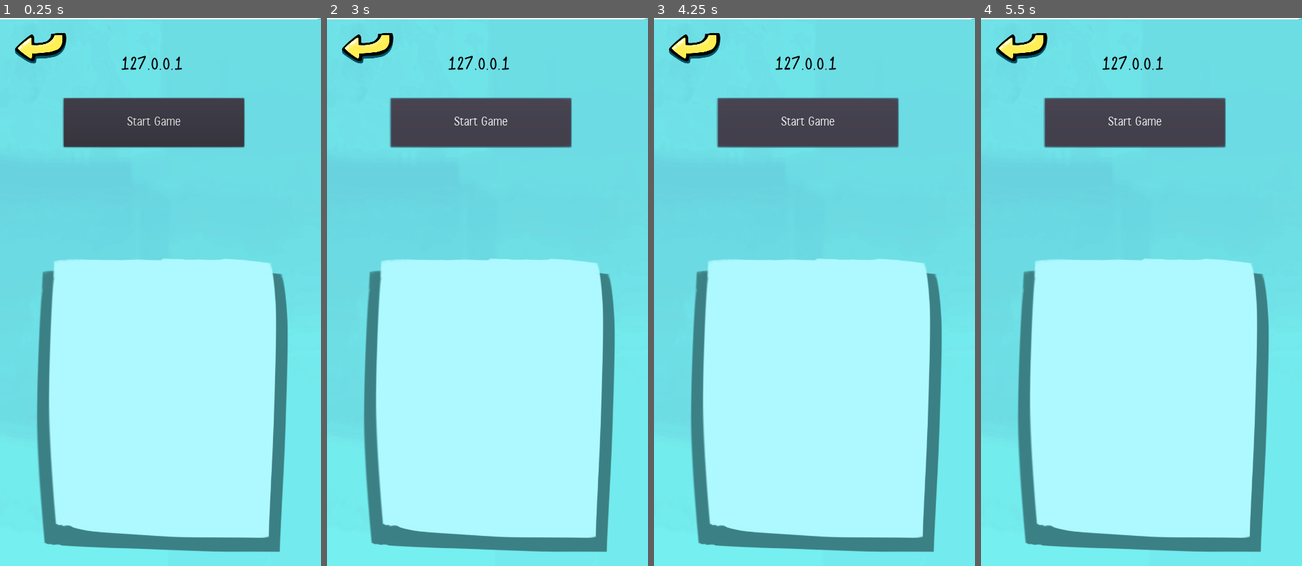
Above: before the commit, frames 1-4 (left to right).
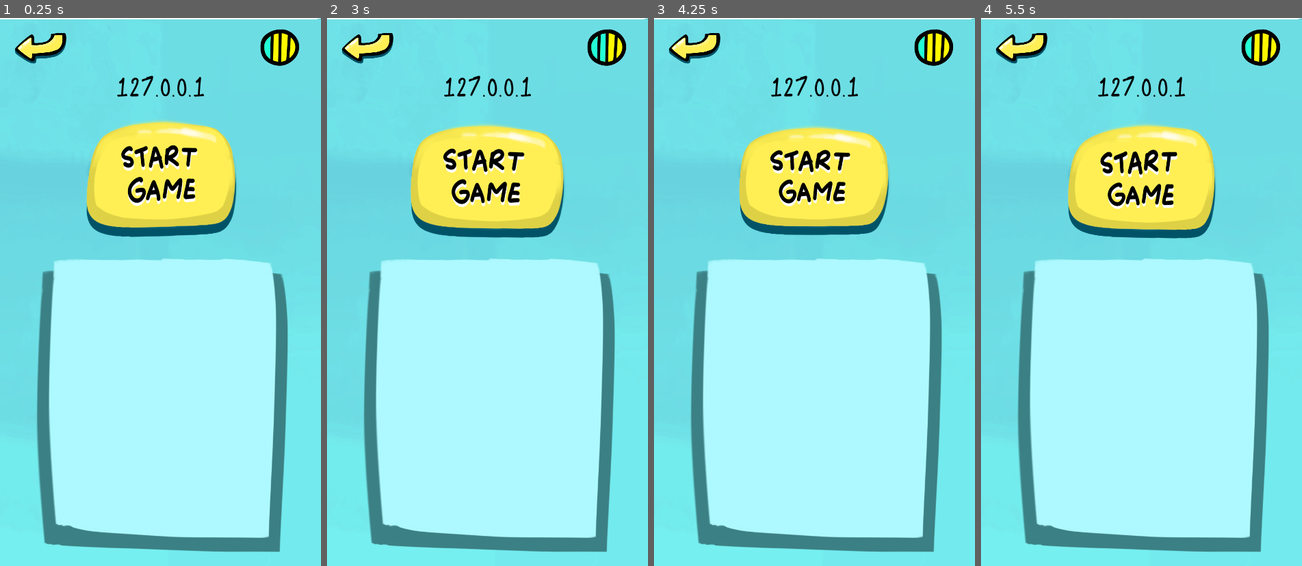
Above: after the commit, the same moments.

Repository: brennanho/Trio
Game: Godot game, scene res://Lobby.tscn
The game is run twice, just before and just after one commit, with the same random seed, the same clock (stepped at 60 frames per second) and the same inputs. This scene is started directly instead of the project's main scene.
Inputs (mouse positions are in pixels of both pictures, inside the frame that each line leads up to; where the layout moved, square brackets give the same spot in the first picture):
- Up to frame 1 (0.25 s): no input
- Up to frame 2 (3 s): click (487, 182) [481, 122] at 0.5 s; click (487, 182) [481, 122] at 1.25 s; click (487, 182) [481, 122] at 2 s
- Up to frame 3 (4.25 s): no input
- Up to frame 4 (5.5 s): no input

The runs differ from the first frame. In frame 1, 13% of the frame differs, in the area x 19-94%, y 2-40%; in frame 2, 14%, in the area x 19-94%, y 2-41%; in frame 3, 13%; in frame 4, 14%.
Error before the commit: Invalid set index 'disabled' (on base: 'null instance') with value of type 'bool'. (res://scripts/lobby.gd:57)

Commit message:
Loading bar added

Diff:
--- a/Lobby.tscn
+++ b/Lobby.tscn
@@ -1,24 +1,35 @@
-[gd_scene load_steps=12 format=2]
+[gd_scene load_steps=19 format=2]
 
 [ext_resource path="res://Menu_Sprites/BG_PLAYERQUEUE.png" type="Texture" id=1]
-[ext_resource path="res://fonts/CallingCards_Reg_sample.ttf" type="DynamicFontData" id=2]
-[ext_resource path="res://scripts/lobby.gd" type="Script" id=3]
-[ext_resource path="res://scripts/network.gd" type="Script" id=4]
-[ext_resource path="res://Menu_Sprites/BACK_OFF.png" type="Texture" id=5]
-[ext_resource path="res://Menu_Sprites/BACK_ON.png" type="Texture" id=6]
-[ext_resource path="res://scripts/back.gd" type="Script" id=7]
-[ext_resource path="res://fonts/Robi-Regular.ttf" type="DynamicFontData" id=8]
-[ext_resource path="res://scripts/Room_Name.gd" type="Script" id=9]
-
-[sub_resource type="DynamicFont" id=1]
-
-size = 25
-font_data = ExtResource( 2 )
+[ext_resource path="res://Shaders/main_menu_button.tres" type="Material" id=2]
+[ext_resource path="res://Menu_Sprites/START_OFF.png" type="Texture" id=3]
+[ext_resource path="res://Menu_Sprites/START_ON.png" type="Texture" id=4]
+[ext_resource path="res://scripts/lobby.gd" type="Script" id=5]
+[ext_resource path="res://scripts/network.gd" type="Script" id=6]
+[ext_resource path="res://Menu_Sprites/BACK_OFF.png" type="Texture" id=7]
+[ext_resource path="res://Menu_Sprites/BACK_ON.png" type="Texture" id=8]
+[ext_resource path="res://scripts/back.gd" type="Script" id=9]
+[ext_resource path="res://fonts/Robi-Regular.ttf" type="DynamicFontData" id=10]
+[ext_resource path="res://scripts/Room_Name.gd" type="Script" id=11]
+[ext_resource path="res://Menu_Sprites/FX/0LOADING_EMPTY.png" type="Texture" id=12]
+[ext_resource path="res://Menu_Sprites/FX/1LOADING_FILL.png" type="Texture" id=13]
+[ext_resource path="res://Menu_Sprites/FX/2LOADING_FILL.png" type="Texture" id=14]
+[ext_resource path="res://Menu_Sprites/FX/3LOADING_FILL.png" type="Texture" id=15]
+[ext_resource path="res://Menu_Sprites/FX/4LOADING_FULL.png" type="Texture" id=16]
 
 [sub_resource type="DynamicFont" id=2]
 
-size = 35
-font_data = ExtResource( 8 )
+size = 50
+font_data = ExtResource( 10 )
+
+[sub_resource type="SpriteFrames" id=3]
+
+animations = [ {
+"frames": [ ExtResource( 12 ), ExtResource( 13 ), ExtResource( 14 ), ExtResource( 15 ), ExtResource( 16 ) ],
+"loop": true,
+"name": "default",
+"speed": 7.5
+} ]
 
 [node name="Lobby" type="Control"]
 anchor_right = 1.0
@@ -41,15 +52,17 @@
 expand = true
 stretch_mode = 1
 
-[node name="Start_Game" type="Button" parent="."]
-margin_left = 869.372
-margin_top = 114.85
-margin_right = 1207.37
-margin_bottom = 205.85
+[node name="Start_Game" type="TextureButton" parent="."]
+material = ExtResource( 2 )
+margin_left = 844.736
+margin_top = 60.6968
+margin_right = 1312.74
+margin_bottom = 327.697
 rect_min_size = Vector2( 0, 50 )
 rect_rotation = 90.0
-custom_fonts/font = SubResource( 1 )
-text = "Start Game"
+texture_normal = ExtResource( 3 )
+texture_pressed = ExtResource( 4 )
+expand = true
 
 [node name="Lobby" type="VBoxContainer" parent="."]
 margin_left = 537.0
@@ -69,22 +82,29 @@
 margin_right = 1149.37
 margin_bottom = 99.5263
 rect_rotation = 90.0
-texture_normal = ExtResource( 5 )
-texture_pressed = ExtResource( 6 )
-texture_hover = ExtResource( 6 )
+texture_normal = ExtResource( 7 )
+texture_pressed = ExtResource( 8 )
+texture_hover = ExtResource( 8 )
 expand = true
-script = ExtResource( 7 )
+script = ExtResource( 9 )
 
 [node name="Room_Name" type="Label" parent="."]
-margin_left = 953.053
-margin_top = 190.283
-margin_right = 1132.05
-margin_bottom = 246.283
+margin_left = 915.949
+margin_top = 159.91
+margin_right = 1188.95
+margin_bottom = 215.91
 rect_rotation = 89.9868
 custom_fonts/font = SubResource( 2 )
 custom_colors/font_color = Color( 0, 0, 0, 1 )
 text = "ROOM NAME"
 align = 1
-script = ExtResource( 9 )
+script = ExtResource( 11 )
+
+[node name="Loading" type="AnimatedSprite" parent="."]
+position = Vector2( 947.176, 513.004 )
+scale = Vector2( 0.448125, 0.498043 )
+frames = SubResource( 3 )
+playing = true
+flip_v = true
 
 [connection signal="pressed" from="Back" to="Back" method="_on_Back_pressed"]
--- a/Select_Room.tscn
+++ b/Select_Room.tscn
@@ -1,10 +1,24 @@
-[gd_scene load_steps=6 format=2]
+[gd_scene load_steps=12 format=2]
 
 [ext_resource path="res://Menu_Sprites/BG_MENU_GLACIER.png" type="Texture" id=1]
 [ext_resource path="res://scripts/rooms.gd" type="Script" id=2]
 [ext_resource path="res://Menu_Sprites/BACK_OFF.png" type="Texture" id=3]
 [ext_resource path="res://Menu_Sprites/BACK_ON.png" type="Texture" id=4]
 [ext_resource path="res://scripts/back.gd" type="Script" id=5]
+[ext_resource path="res://Menu_Sprites/FX/0LOADING_EMPTY.png" type="Texture" id=6]
+[ext_resource path="res://Menu_Sprites/FX/1LOADING_FILL.png" type="Texture" id=7]
+[ext_resource path="res://Menu_Sprites/FX/2LOADING_FILL.png" type="Texture" id=8]
+[ext_resource path="res://Menu_Sprites/FX/3LOADING_FILL.png" type="Texture" id=9]
+[ext_resource path="res://Menu_Sprites/FX/4LOADING_FULL.png" type="Texture" id=10]
+
+[sub_resource type="SpriteFrames" id=3]
+
+animations = [ {
+"frames": [ ExtResource( 6 ), ExtResource( 7 ), ExtResource( 8 ), ExtResource( 9 ), ExtResource( 10 ) ],
+"loop": true,
+"name": "default",
+"speed": 7.5
+} ]
 
 [node name="Main" type="Control"]
 anchor_right = 1.0
@@ -13,13 +27,15 @@
 [node name="Background" type="TextureRect" parent="."]
 anchor_right = 1.0
 anchor_bottom = 1.0
+margin_left = 2.15845
+margin_right = 2.15845
 texture = ExtResource( 1 )
 expand = true
 
 [node name="Rooms" type="VBoxContainer" parent="."]
-margin_left = 78.5071
+margin_left = 75.2852
 margin_top = 184.55
-margin_right = 528.507
+margin_right = 525.285
 margin_bottom = 982.55
 script = ExtResource( 2 )
 
@@ -33,4 +49,12 @@
 expand = true
 script = ExtResource( 5 )
 
+[node name="Loading" type="AnimatedSprite" parent="."]
+position = Vector2( 486.015, 55.2459 )
+rotation = 1.5708
+scale = Vector2( 0.499022, 0.562123 )
+frames = SubResource( 3 )
+frame = 3
+playing = true
+
 [connection signal="pressed" from="Back" to="Back" method="_on_Back_pressed"]
--- a/scripts/lobby.gd
+++ b/scripts/lobby.gd
@@ -34,18 +34,15 @@
 	player.valign = VALIGN_CENTER
 	add_child(player)
 	global.players_in_lobby[player_id] = player
-	get_parent().get_node("Start_Game").text = start_title + str(global.players_in_lobby.size())
 
 func remove_player_from_screen(player_id):
 	remove_child(global.players_in_lobby[player_id])
 	global.players_in_lobby.erase(player_id)
 	global.players_score.erase(player_id)
-	get_parent().get_node("Start_Game").text = start_title + str(global.players_in_lobby.size())
 
 func _ready():
 	var seed_val
 	global.game_mode = "local"
-	start_title = get_parent().get_node("Start_Game").text + "    Players: "
 	if global.network_role == "Server":
 		global.peer = get_node("Network").init_server()
 		randomize()
@@ -54,7 +51,6 @@
 		global.discover_thread = Thread.new()
 		global.discover_thread.start(get_node("Network"), "broadcast_to_clients", [null])
 	else:
-		get_node("Start_Game").disabled = true
 		get_node("Network").init_client(global.server_ip)
 	var start_game_button = get_parent().get_node("Start_Game")
 	start_game_button.connect("pressed", self, "_button_pressed", [start_game_button.get_name(), seed_val, global.peer])
Not shown: 1 places in Lobby.tscn that only renumber resources
Binary file added: Menu_Sprites/FX/0LOADING_EMPTY.png
Not shown, added: Menu_Sprites/FX/0LOADING_EMPTY.png.import
Binary file added: Menu_Sprites/FX/1LOADING_FILL.png
Not shown, added: Menu_Sprites/FX/1LOADING_FILL.png.import
Binary file added: Menu_Sprites/FX/2LOADING_FILL.png
Not shown, added: Menu_Sprites/FX/2LOADING_FILL.png.import
Binary file added: Menu_Sprites/FX/3LOADING_FILL.png
Not shown, added: Menu_Sprites/FX/3LOADING_FILL.png.import
Binary file added: Menu_Sprites/FX/4LOADING_FULL.png
Not shown, added: Menu_Sprites/FX/4LOADING_FULL.png.import
Binary file added: Menu_Sprites/START_OFF.png
(and 7 more such lines)
